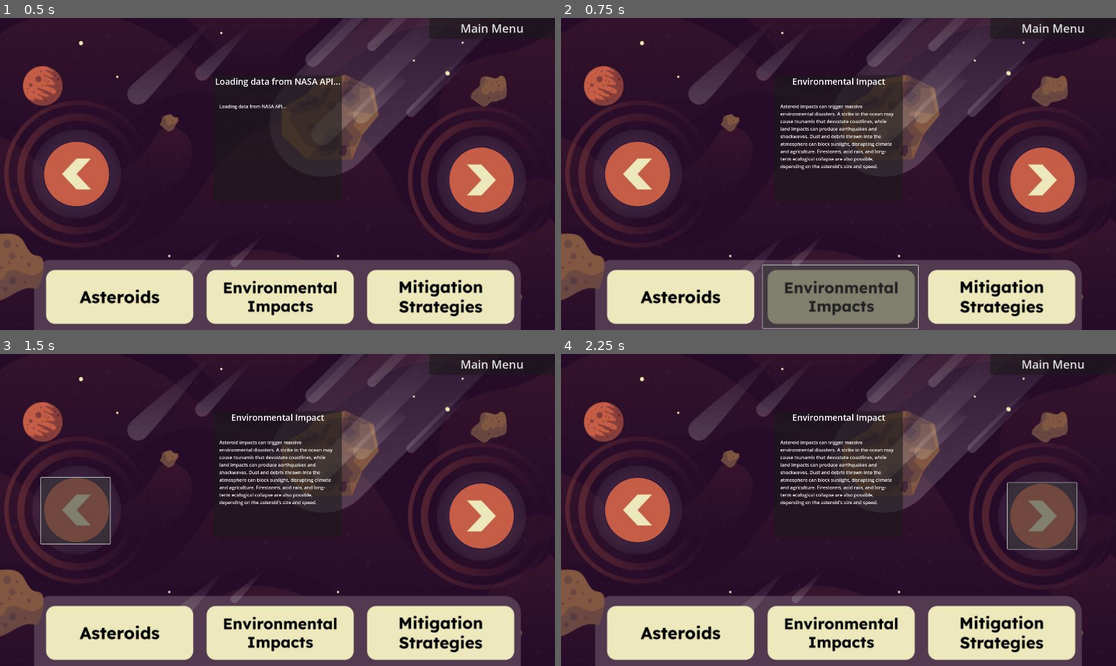
Above: before the commit, frames 1-4 (two rows, left to right).
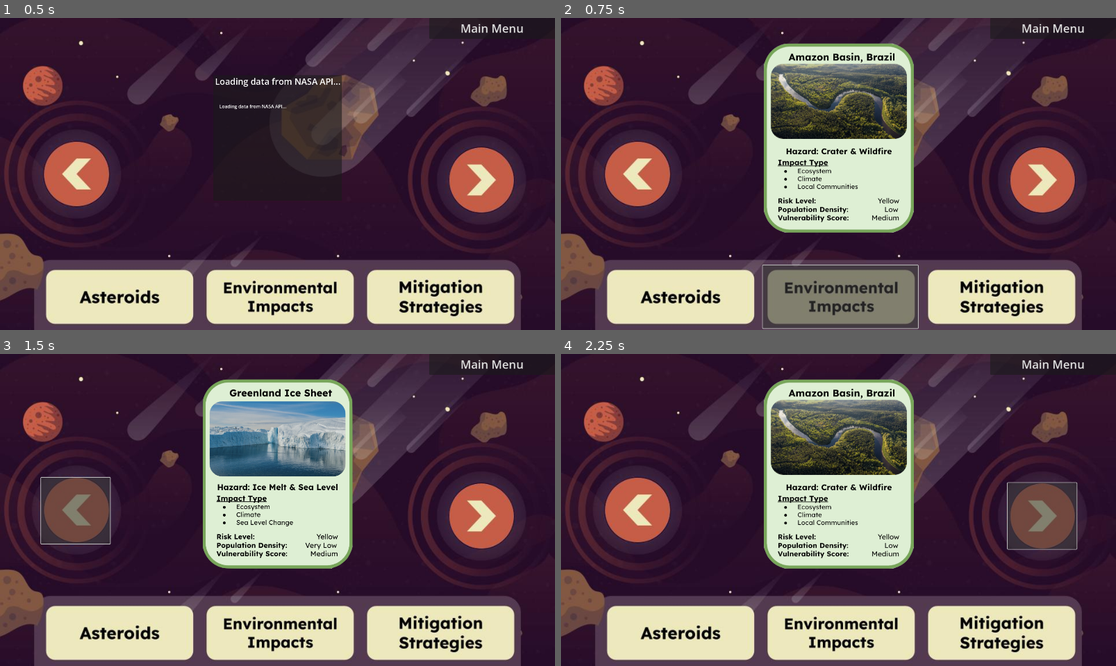
Above: after the commit, the same moments.

Repository: ian2102/Meteor-Machine
Game: Godot game, scene res://Scenes/learn.tscn
The game is run twice, just before and just after one commit, with the same random seed, the same clock (stepped at 60 frames per second) and the same inputs. This scene is started directly instead of the project's main scene.
Inputs (mouse positions are in pixels of both pictures, inside the frame that each line leads up to):
- Up to frame 1 (0.5 s): no input
- Up to frame 2 (0.75 s): click (838, 295) at 0.5 s
- Up to frame 3 (1.5 s): click (77, 510) at 1.25 s
- Up to frame 4 (2.25 s): click (1043, 516) at 2 s

Frame 1 is identical in both runs. In frame 2, 15% of the frame differs, in the area x 36-64%, y 8-69%; in frame 3, 16%; in frame 4, 15%.
Error before the commit: Invalid access to property or key 'near_earth_objects' on a base object of type 'Nil'. (res://Scripts/learn.gd:50)
Error after the commit: Invalid access to property or key 'near_earth_objects' on a base object of type 'Nil'. (res://Scripts/learn.gd:53)

Commit message:
implemented environmental cards to learn

Diff:
--- a/Scripts/learn.gd
+++ b/Scripts/learn.gd
@@ -9,6 +9,8 @@
 
 var current_card_index = 0
 var defense_cards = []
+var current_env_card_index = 0
+var environment_cards = []
 
 func get_colored_pngs(path: String) -> Array:
 	var results: Array = []
@@ -42,6 +44,7 @@
 		print("An error occurred in the HTTP request.")
 
 	defense_cards = get_colored_pngs("res://Assets/cards/defense/")
+	environment_cards = get_colored_pngs("res://Assets/cards/environments/")
 
 func _on_http_request_request_completed(result: int, response_code: int, headers: PackedStringArray, body: PackedByteArray) -> void:
 	var json = JSON.parse_string(body.get_string_from_utf8())
@@ -105,10 +108,10 @@
 	learn_card.info.text += str(vel_kmh) + "km/h\n"
 	#["links", "id", "neo_reference_id", "name", "name_limited", "designation", "nasa_jpl_url", "absolute_magnitude_h", "estimated_diameter", "is_potentially_hazardous_asteroid", "close_approach_data", "orbital_data", "is_sentry_object"]
 
-func update_environmental_info():
-	learn_card.texture_rect.texture = null
-	learn_card.title.text = "Environmental Impact"
-	learn_card.info.text = "Asteroid impacts can trigger massive environmental disasters. A strike in the ocean may cause tsunamis that devastate coastlines, while land impacts can produce earthquakes and shockwaves. Dust and debris thrown into the atmosphere can block sunlight, disrupting climate and agriculture. Firestorms, acid rain, and long-term ecological collapse are also possible, depending on the asteroid’s size and speed."
+func update_environmental_cards_info():
+	learn_card.texture_rect.texture = environment_cards[current_env_card_index][0]
+	learn_card.title.text = ""
+	learn_card.info.text = ""
 
 func update_defense_cards_info():
 	learn_card.title.text  = ""
@@ -121,7 +124,7 @@
 
 func _on_environmental_button_down() -> void:
 	selected_section = 1
-	update_environmental_info()
+	update_environmental_cards_info()
 
 func _on_mitigation_button_down() -> void:
 	selected_section = 2
@@ -133,7 +136,8 @@
 			current_index = (current_index - 1 + asteroids.size()) % asteroids.size()
 			update_asteroid_info()
 		1:
-			pass
+			current_env_card_index = (current_card_index - 1 + environment_cards.size()) % environment_cards.size()
+			update_environmental_cards_info()
 		2:
 			current_card_index = (current_card_index - 1 + defense_cards.size()) % defense_cards.size()
 			update_defense_cards_info()
@@ -144,7 +148,8 @@
 			current_index = (current_index + 1) % asteroids.size()
 			update_asteroid_info()
 		1:
-			pass
+			current_env_card_index = (current_env_card_index + 1) % environment_cards.size()
+			update_environmental_cards_info()
 		2:
 			current_card_index = (current_card_index + 1) % defense_cards.size()
 			update_defense_cards_info()
Binary file added: Assets/cards/environments/1_orange.png
Not shown, added: Assets/cards/environments/1_orange.png.import
Binary file added: Assets/cards/environments/1_red.png
Not shown, added: Assets/cards/environments/1_red.png.import
Binary file added: Assets/cards/environments/2_orange.png
Not shown, added: Assets/cards/environments/2_orange.png.import
Binary file added: Assets/cards/environments/2_red.png
Not shown, added: Assets/cards/environments/2_red.png.import
Binary file added: Assets/cards/environments/3_red.png
Not shown, added: Assets/cards/environments/3_red.png.import
Binary file added: Assets/cards/environments/4_red.png
Not shown, added: Assets/cards/environments/4_red.png.import
